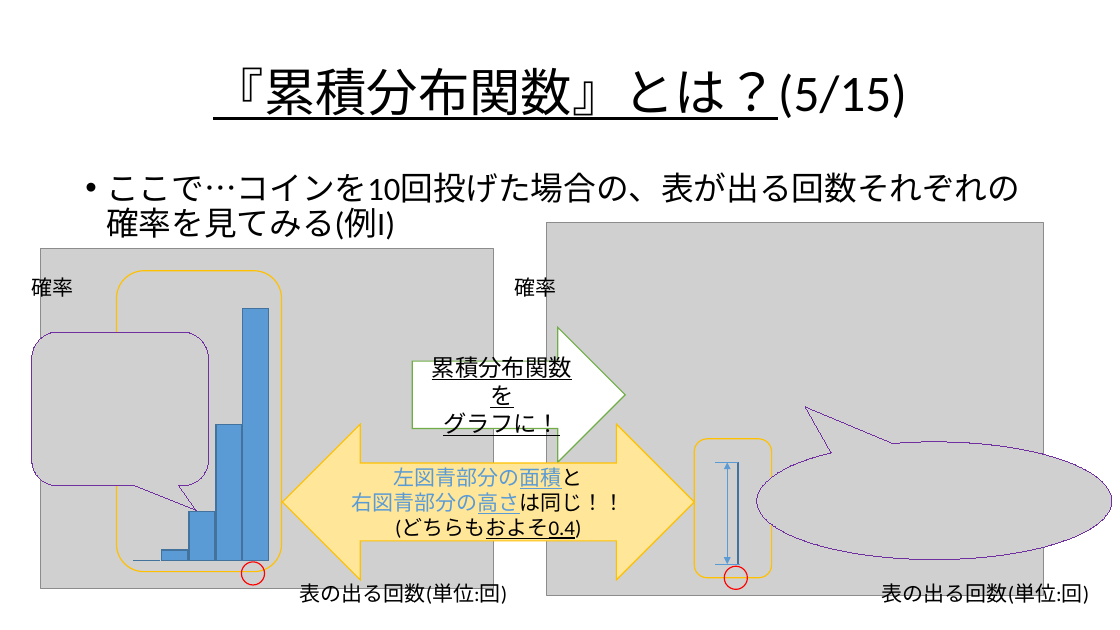
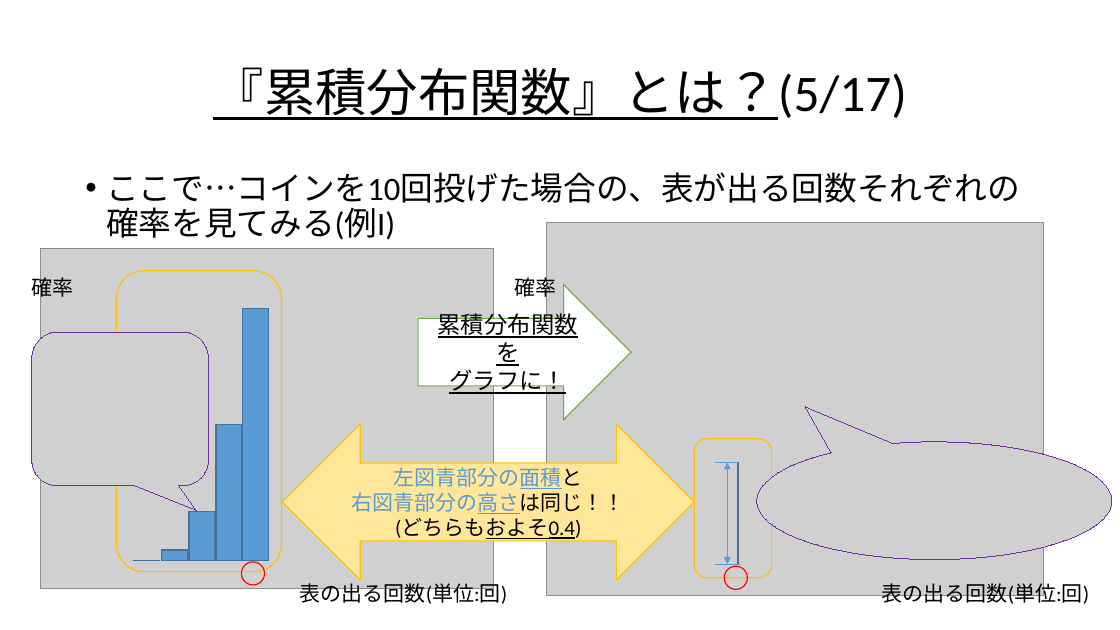
Before and after one commit to Ryo-KATAYAMA/Senior_Project, a slide deck: slide 93 of Chapter4_1.pptx (slide 89 before the commit). Drawn at 1120x630 pixels with LibreOffice and Linux fonts; fonts in the diff are those of the drawing; grey boxes stand for pictures. Boxes give left, top, right and bottom in pixels: in the first picture for what was removed or moved away, otherwise in the second. Text is boxed around its words. In the diff, an @@ line names an element or a change of style, - is before the commit and + after.

```diff
--- a/Chapter4_1.pptx
+++ b/Chapter4_1.pptx
@@ title at (213,67,907,120): text changed @@
-『累積分布関数』とは？(5/15)
+『累積分布関数』とは？(5/17)
@@ right arrow "累積分布関数を": place and size @@
-right arrow "累積分布関数を" at (413,328,626,463)
+right arrow "累積分布関数を" at (418,285,632,420)
```
Also in this commit, not shown: 40 other slides changed, 6 slides added.
